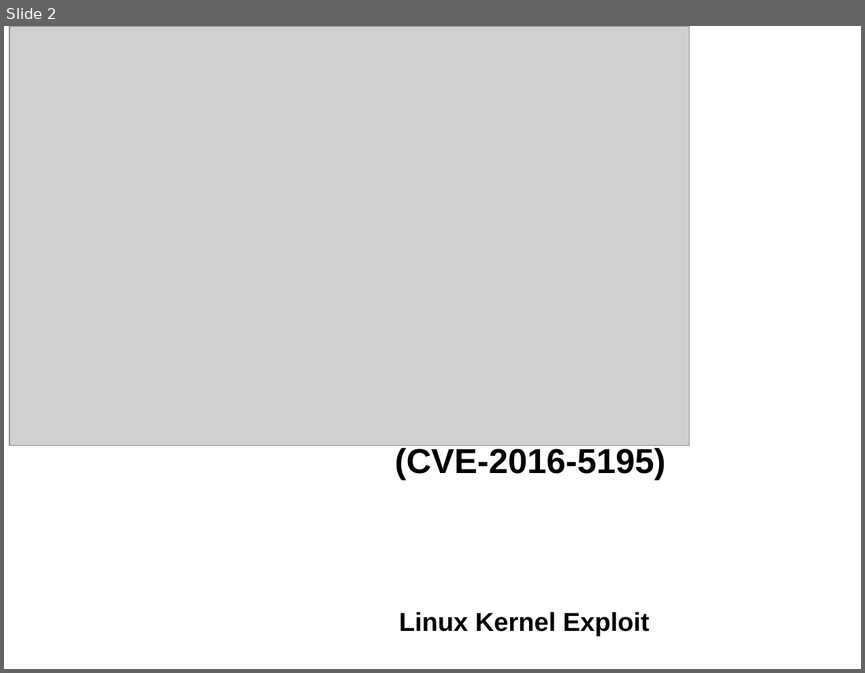
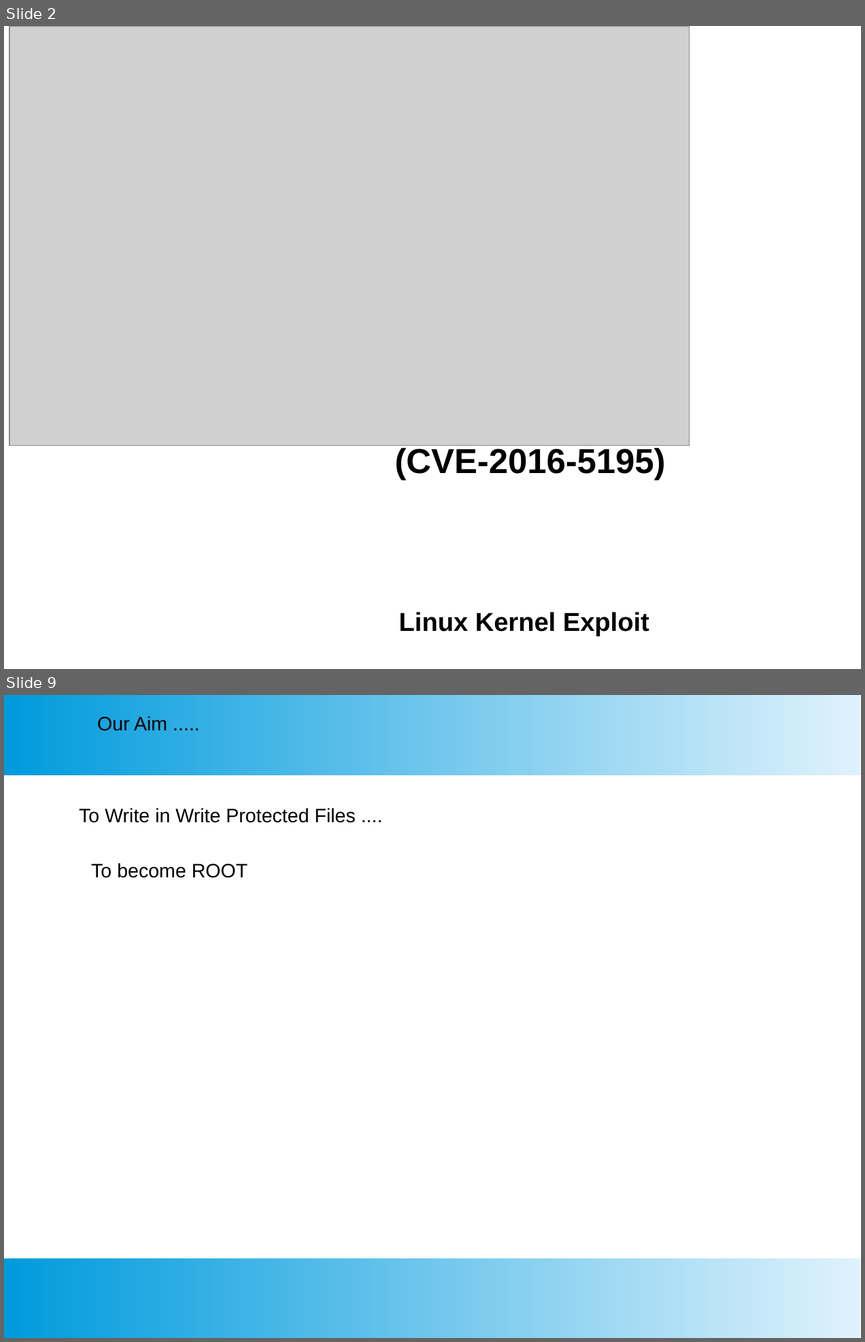
Before and after one commit to SubhajitCode/Seminar, a slide deck: Seminar 02/Seminar 2.pptx. Shown one above the other, each under a label of ours: slide 2 before the commit, slides 2 and 9 after it; the slides between them are not shown. The pictures are 865x673 and 865x1342 pixels, drawn with LibreOffice and Linux fonts; fonts in the diff are those of the drawing; grey boxes stand for pictures; background and template pictures are left out. Boxes give left, top, right and bottom in pixels: in the first picture for what was removed or moved away, otherwise in the second. Text is boxed around its words. In the diff, an @@ line names an element or a change of style, - is before the commit and + after.

```diff
--- a/Seminar 02/Seminar 2.pptx
+++ b/Seminar 02/Seminar 2.pptx
@@ slide 9 added at (4, 695, 861, 1338), background #FFFFFF @@
@@ rectangle added at (4, 695, 861, 775), fill gradient #DFF2FC to #009BDD @@
@@ text added at (97, 716, 167, 731), 18 pt, text #000000 @@
+Our Aim .....
@@ text added at (79, 808, 356, 823), 18 pt, text #000000 @@
+To Write in Write Protected Files ....
@@ text added at (91, 863, 247, 878), 18 pt, text #000000 @@
+To become ROOT
@@ rectangle added at (4, 1258, 861, 1338), fill gradient #DFF2FC to #009BDD @@
```
Also in this commit, not shown: 5 slides changed, 20 other slides added, 16 other files.
